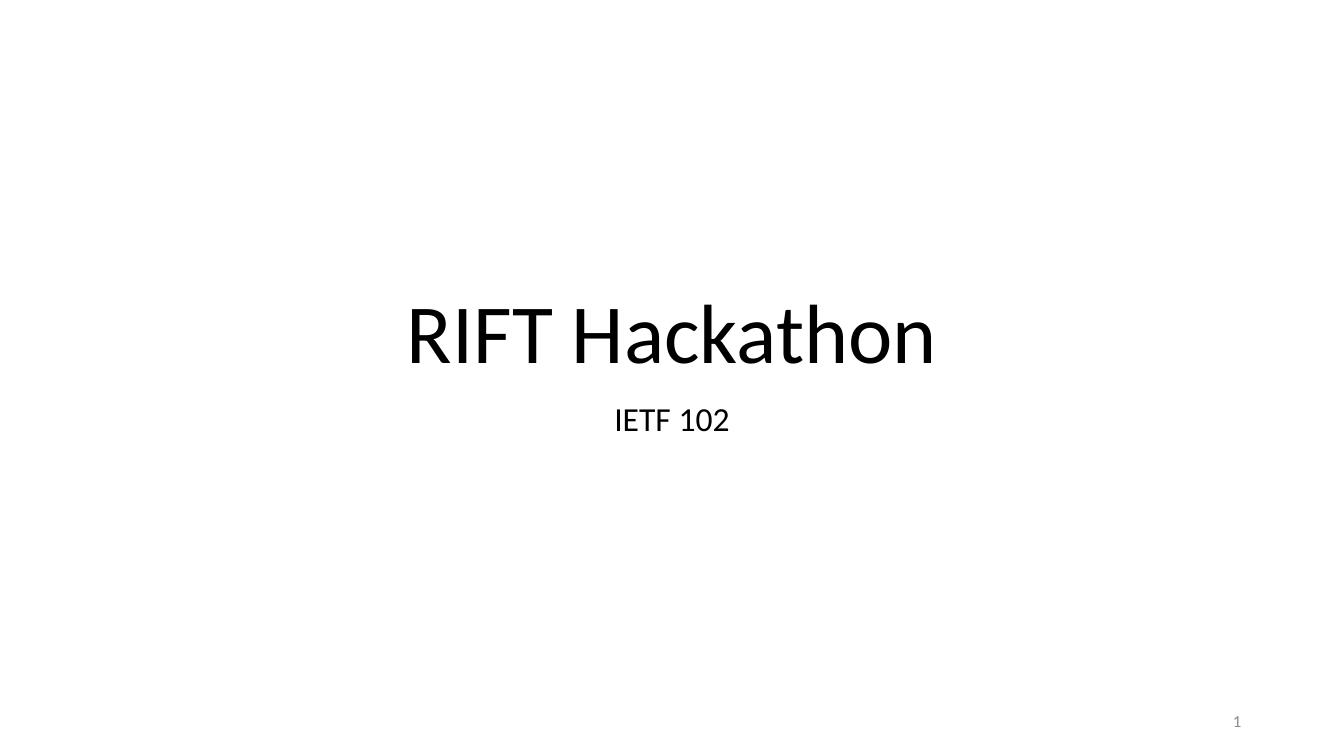
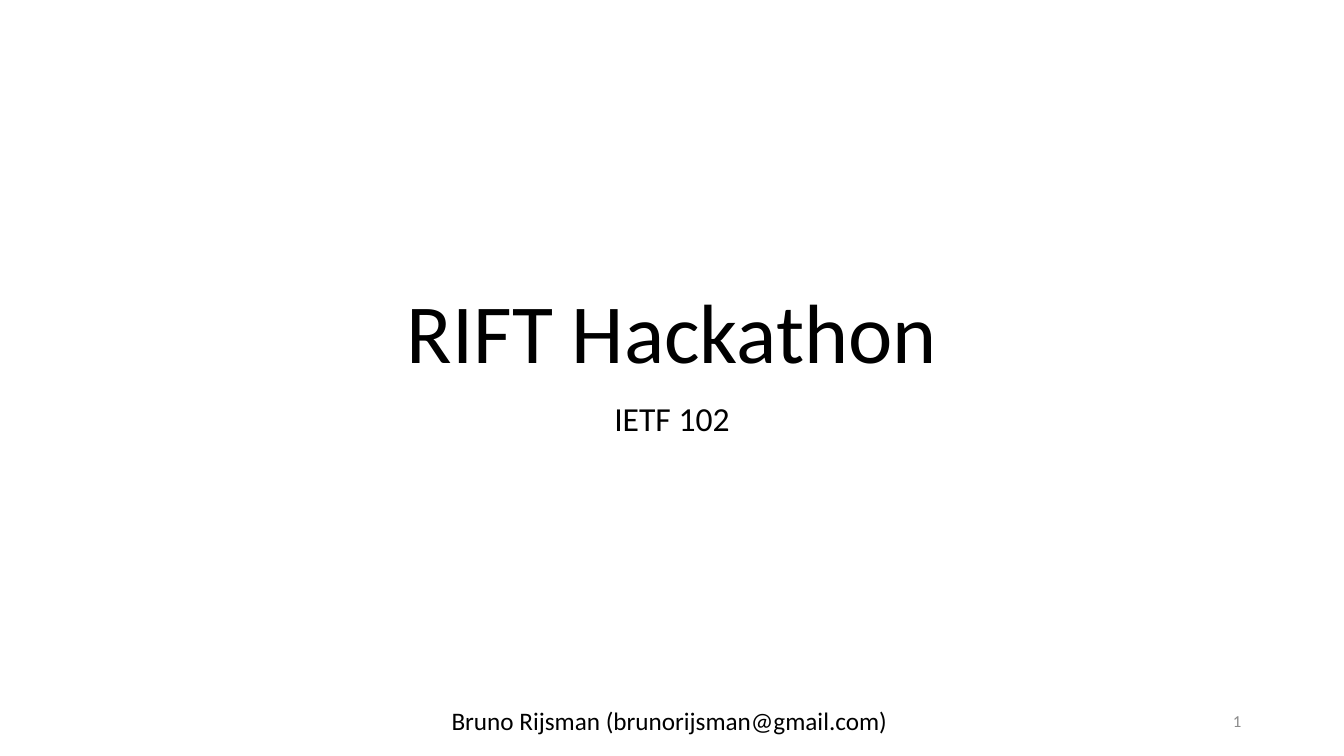
Before and after one commit to brunorijsman/rift-python, a slide deck: slide 1 of ietf-102/ietf-102-rift-hackathon-slides.pptx. Drawn at 1344x756 pixels with LibreOffice and Linux fonts; fonts in the diff are those of the drawing. Boxes give left, top, right and bottom in pixels: in the first picture for what was removed or moved away, otherwise in the second. Text is boxed around its words. In the diff, an @@ line names an element or a change of style, - is before the commit and + after.

```diff
--- a/ietf-102/ietf-102-rift-hackathon-slides.pptx
+++ b/ietf-102/ietf-102-rift-hackathon-slides.pptx
@@ text added at box(452, 711, 887, 735), 18 pt, text #000000 @@
+Bruno Rijsman (brunorijsman@gmail.com)
```
Also in this commit, not shown: 1 other file.
